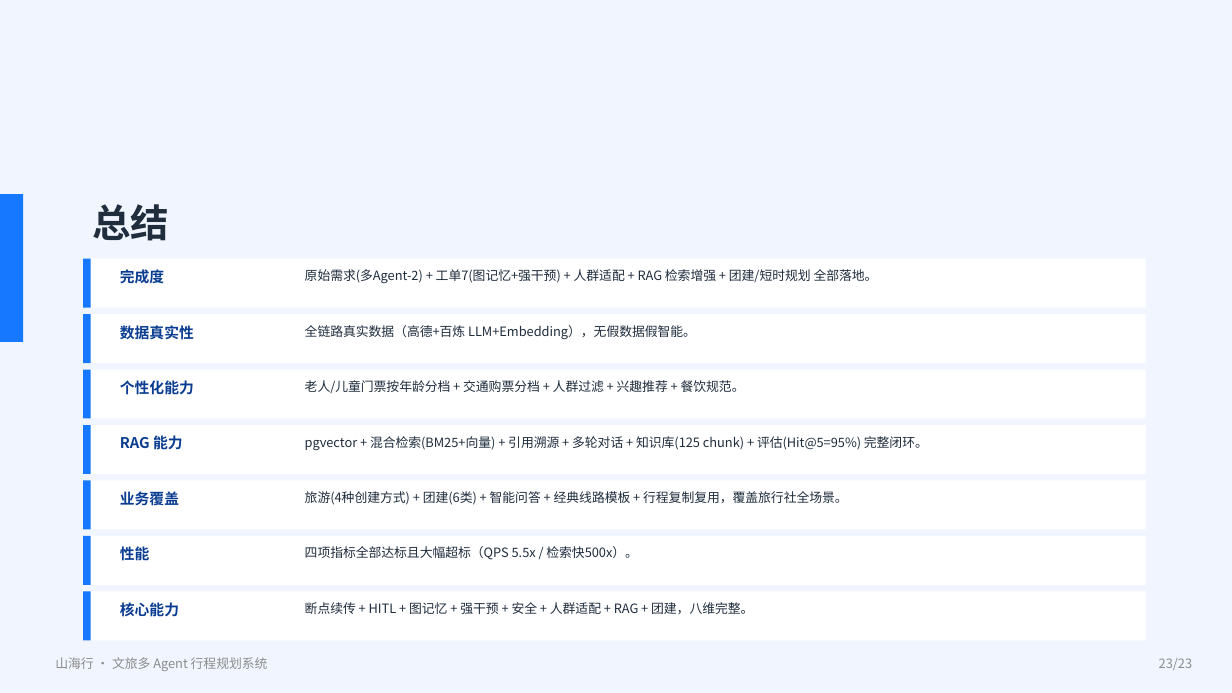
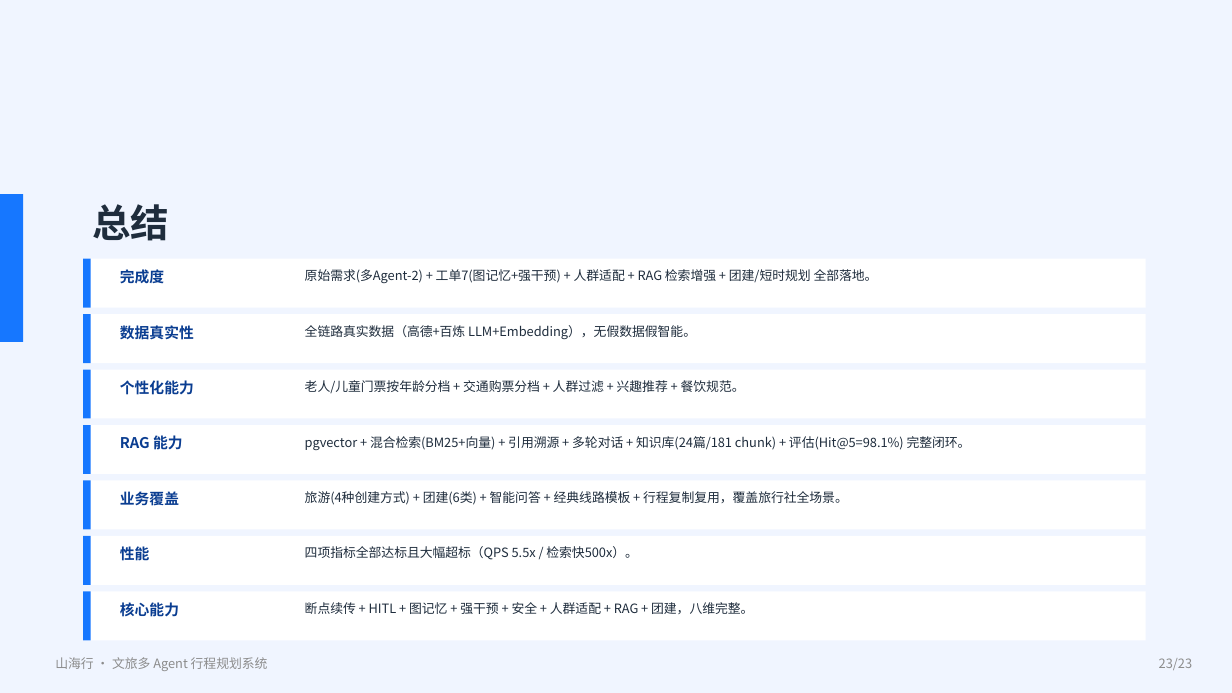
Before and after one commit to 1111776/wenlv, a slide deck: slide 23 of docs/项目讲解.pptx. Drawn at 1232x693 pixels with LibreOffice and Linux fonts; fonts in the diff are those of the drawing. Boxes give left, top, right and bottom in pixels: in the first picture for what was removed or moved away, otherwise in the second. Text is boxed around its words. In the diff, an @@ line names an element or a change of style, - is before the commit and + after.

Commit message:
feat: 记忆图谱去碎片化(95→66节点/24→8类型) + 知识库扩容至24篇181chunk + 评估集扩至52条(Hit@5 98.1%/MRR 0.905)

```diff
--- a/docs/项目讲解.pptx
+++ b/docs/项目讲解.pptx
@@ text at (305, 436, 971, 450): text changed @@
-pgvector + 混合检索(BM25+向量) + 引用溯源 + 多轮对话 + 知识库(125 chunk) + 评估(Hit@5=95%) 完整闭环。
+pgvector + 混合检索(BM25+向量) + 引用溯源 + 多轮对话 + 知识库(24篇/181 chunk) + 评估(Hit@5=98.1%) 完整闭环。
```
Also in this commit, not shown: 2 other slides changed, 15 other files.
